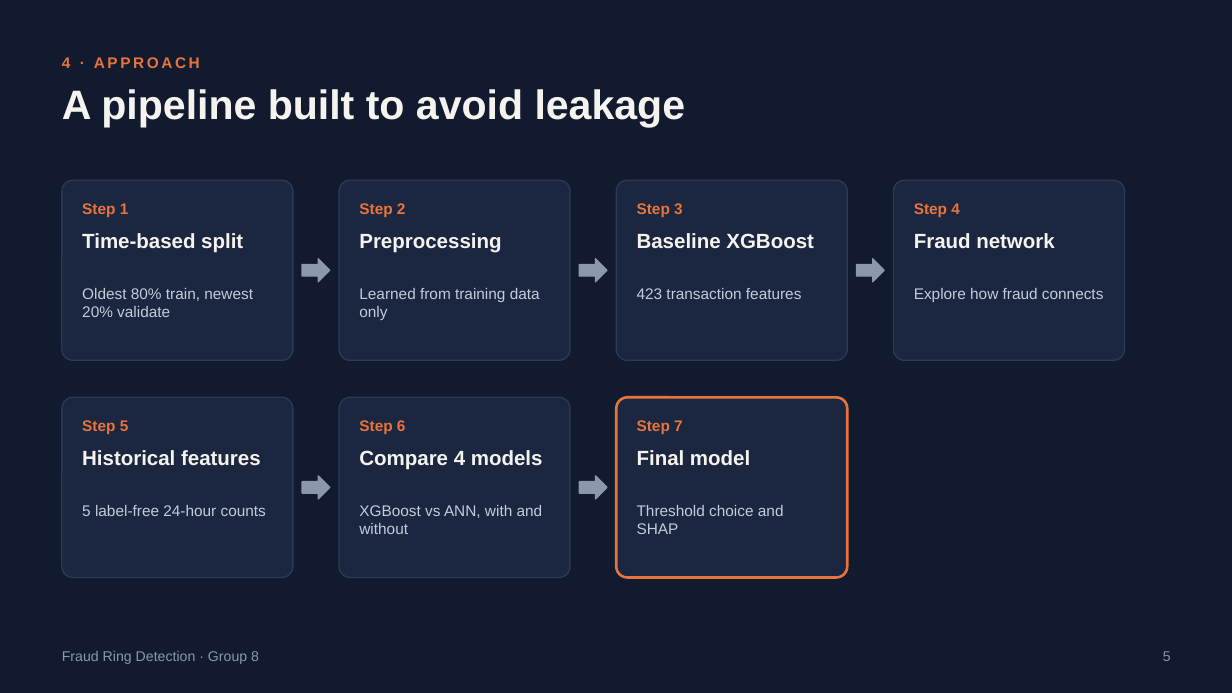
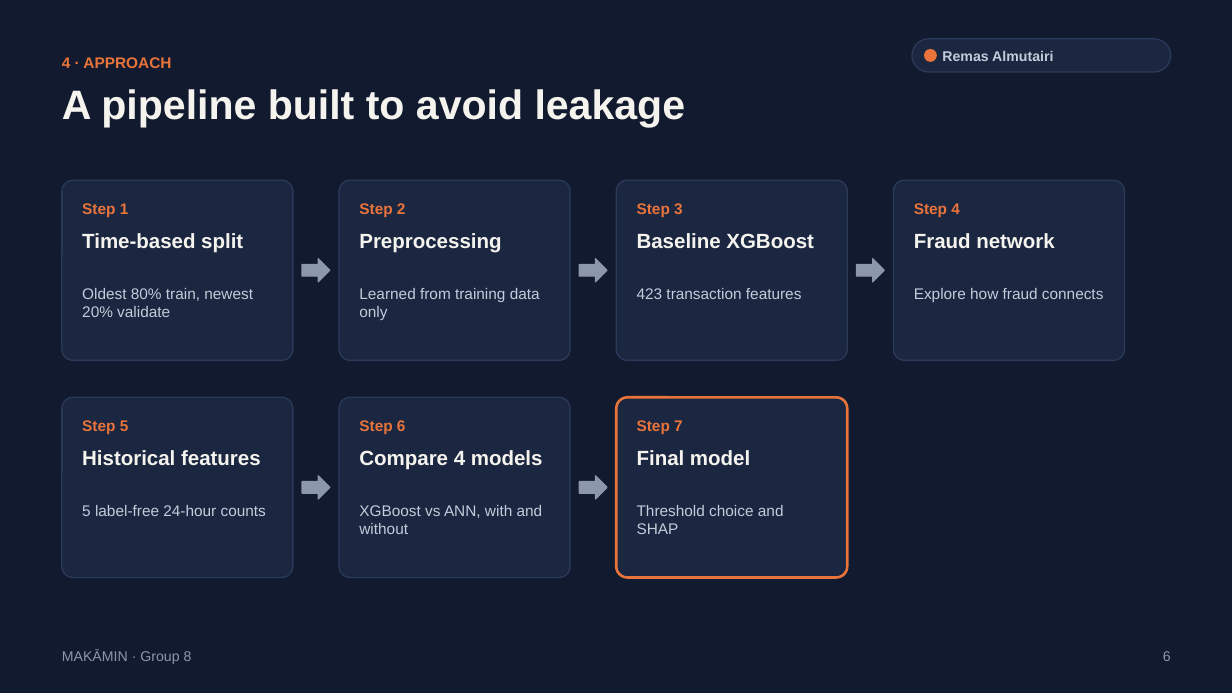
Before and after one commit to NadaMIS/makamin-fraud-detection, a slide deck: slide 6 of makamin-fraud-detection/presentation/MAKAMIN_Presentation.pptx (slide 5 before the commit). Drawn at 1232x693 pixels with LibreOffice and Linux fonts; fonts in the diff are those of the drawing. Boxes give left, top, right and bottom in pixels: in the first picture for what was removed or moved away, otherwise in the second. Text is boxed around its words. In the diff, an @@ line names an element or a change of style, - is before the commit and + after.

```diff
--- a/makamin-fraud-detection/presentation/MAKAMIN_Presentation.pptx
+++ b/makamin-fraud-detection/presentation/MAKAMIN_Presentation.pptx
@@ text "4 · APPROACH" at [62,57,171,68]: letter spacing 2 to 0 pt @@
@@ rounded rectangle added at [912,39,1171,72], fill #1B2640, outline #2C3A5A 1 pt @@
@@ ellipse added at [924,49,937,62], fill #E8743B @@
@@ text added at [942,51,1053,61], 11 pt, text #C3CCDA, bold @@
+Remas Almutairi
@@ text at [62,651,192,664]: text changed @@
-Fraud Ring Detection · Group 8
+MAKĀMIN · Group 8
```
Also in this commit, not shown: 16 other slides changed, 3 slides added.
